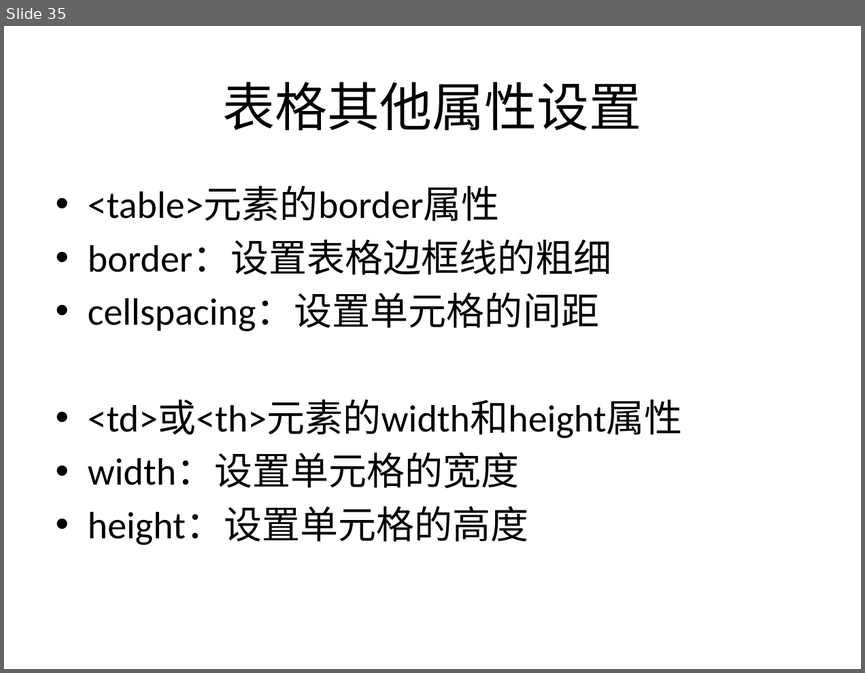
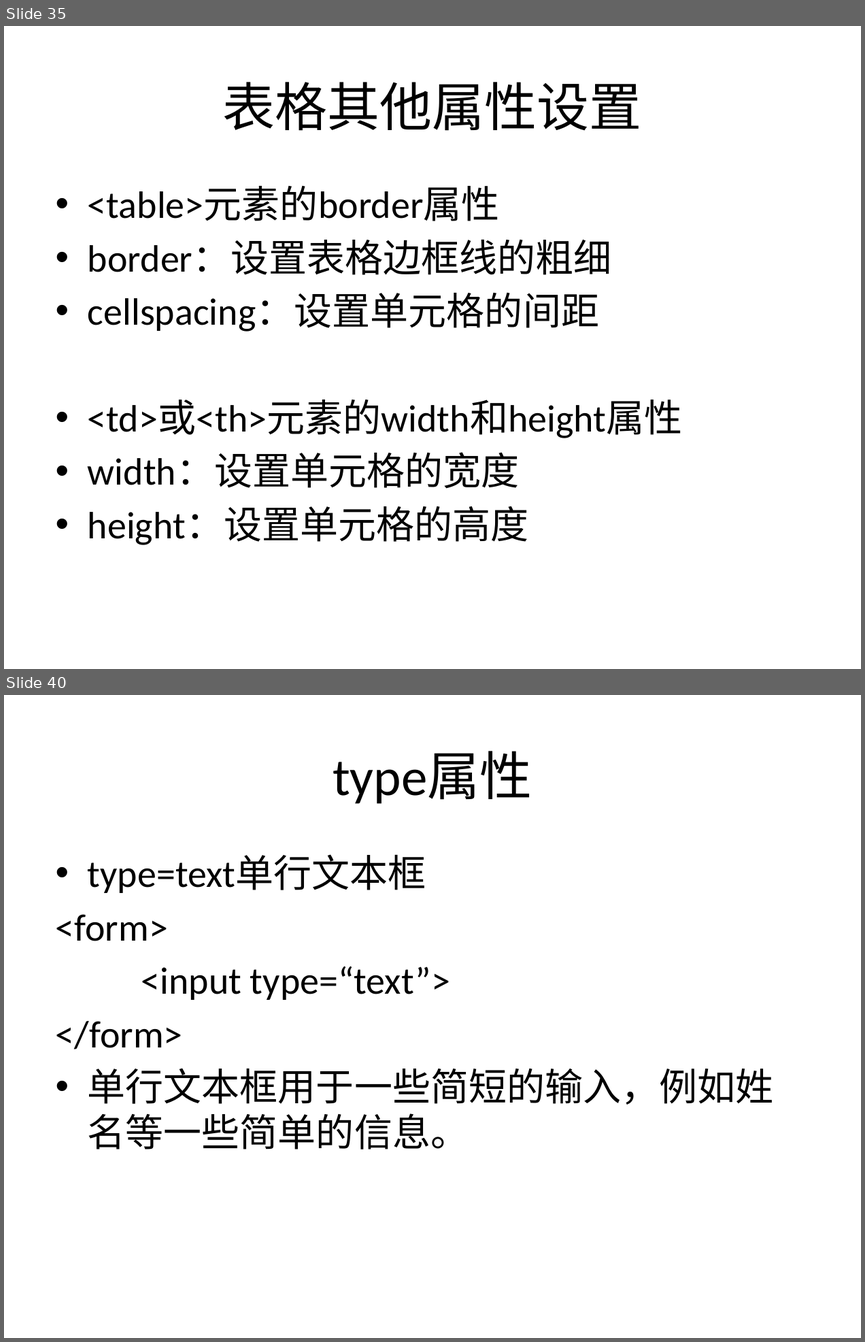
Before and after one commit to sans123wx/class, a slide deck: 网页设计与制作/html元素.pptx. Shown one above the other, each under a label of ours: slide 35 before the commit, slides 35 and 40 after it; the slides between them are not shown. The pictures are 865x673 and 865x1342 pixels, drawn with LibreOffice and Linux fonts; fonts in the diff are those of the drawing. Boxes give left, top, right and bottom in pixels: in the first picture for what was removed or moved away, otherwise in the second. Text is boxed around its words. In the diff, an @@ line names an element or a change of style, - is before the commit and + after.

```diff
--- a/网页设计与制作/html元素.pptx
+++ b/网页设计与制作/html元素.pptx
@@ slide 40 added at [4, 695, 861, 1338], background #FFFFFF @@
@@ title added at [332, 751, 532, 804], 44 pt, text #000000 @@
+type属性
@@ text added at [56, 855, 773, 1149], 32 pt, text #000000 @@
+• type=text单行文本框
+<form>
+<input type=“text”>
+</form>
+• 单行文本框用于一些简短的输入，例如姓名等一些简单的信息。
```
Also in this commit, not shown: 6 other slides added, 1 other file.
